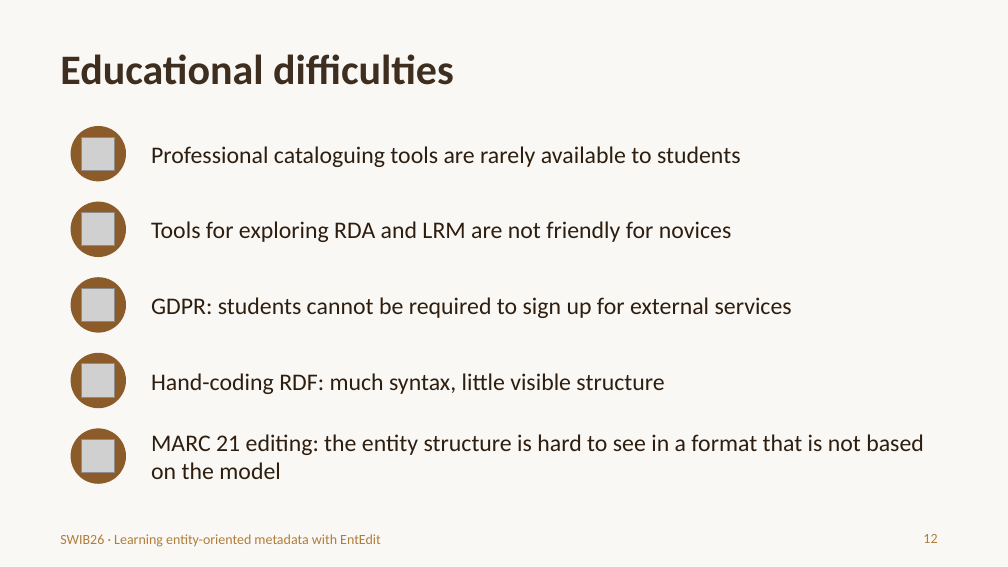
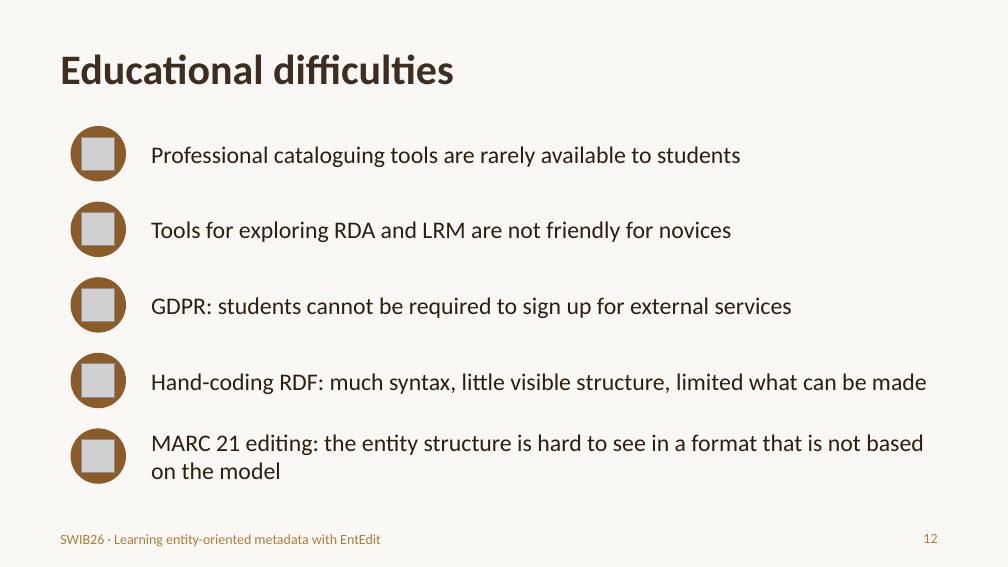
Before and after one commit to trondaal/EntEdit, a slide deck: slide 12 of swib26/EntEdit-SWIB26-introduction.pptx. Drawn at 1008x567 pixels with LibreOffice and Linux fonts; fonts in the diff are those of the drawing; grey boxes stand for pictures. Boxes give left, top, right and bottom in pixels: in the first picture for what was removed or moved away, otherwise in the second. Text is boxed around its words. In the diff, an @@ line names an element or a change of style, - is before the commit and + after.

```diff
--- a/swib26/EntEdit-SWIB26-introduction.pptx
+++ b/swib26/EntEdit-SWIB26-introduction.pptx
@@ text at (151,373,927,394): text changed @@
-Hand-coding RDF: much syntax, little visible structure
+Hand-coding RDF: much syntax, little visible structure, limited what can be made
```
Also in this commit, not shown: 5 other slides changed, 1 slide added.
